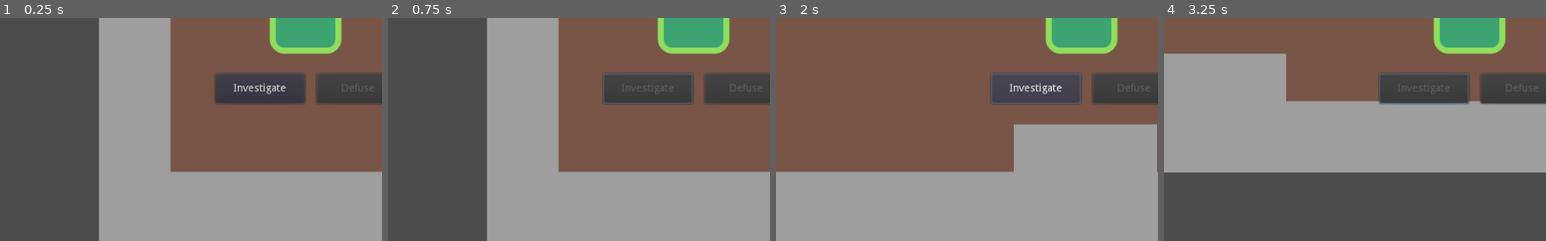
Above: before the commit, frames 1-4 (left to right).
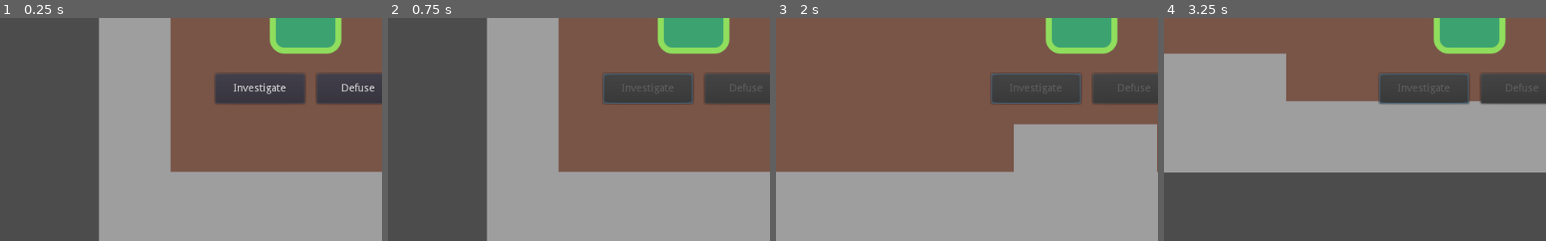
Above: after the commit, the same moments.

Repository: ofrank123/stacshack-2022
Game: Godot game, scene res://MainScene.tscn
Same seed, same stepped clock (60 frames per second), same inputs: the game is played once before the commit and once after it.
Inputs:
- Up to frame 1 (0.25 s): no input
- Up to frame 2 (0.75 s): click "Investigate" at 0.5 s
- Up to frame 3 (2 s): tap Enter at 1.25 s; hold Right (right) from 1.28 s (still down)
- Up to frame 4 (3.25 s): release Right (right) at 2.03 s; hold Down (down) 2.03-2.78 s; tap Space at 2.75 s; hold Right (right) from 2.78 s (still down)
The pictures show only the part of the screen within x 10-60%, y 50-100%; the shares and areas given below are measured in that part.

The runs differ from the first frame. In frame 1, 0.2% of the frame differs, in the area x 89-98%, y 29-33%; in frame 2, nothing differs; in frame 3, 0.3%, in the area x 61-75%, y 29-35%; in frame 4, nothing differs.

Commit message:
timer works :)

Diff:
--- a/godot-proj/Defuse.gd
+++ b/godot-proj/Defuse.gd
@@ -1,14 +1,20 @@
 extends Button
 
 onready var root = get_node("/root/Root")
+onready var timer = get_node("../Timer")
+onready var player = get_parent()
 
 func _pressed() -> void:
 	var roomStateStr = str(root.current_room) + "3"
 	RoomsData.room_states = roomStateStr
+	timer.wait_time = 10
+	timer.start()
+	player.is_busy = true
+	player.last_executed_room = root.current_room
 
 func _process(delta):
 	# this plus the other people requirement
-	if (RoomsData.roomsAndState[root.current_room] == 2):
+	if (RoomsData.roomsAndState[root.current_room] == 2 and player.is_busy == false):
 		self.disabled= false
-	else:
+	elif (player.is_busy):
 		self.disabled = true
--- a/godot-proj/Investigate.gd
+++ b/godot-proj/Investigate.gd
@@ -1,13 +1,22 @@
 extends Button
 
 onready var root = get_node("/root/Root")
+onready var timer = get_node("../Timer")
+onready var player = get_parent()
 
 func _pressed() -> void:
 	var roomStateStr = str(root.current_room) + "1"
 	RoomsData.room_states = roomStateStr
+	#start player timer
+	timer.wait_time = 5
+	timer.start()
+	player.is_busy = true
+	player.last_executed_room = root.current_room
+
 
 func _process(delta):
-	if (RoomsData.roomsAndState[root.current_room] > 0):
+	#also check if user "is busy"
+	if (RoomsData.roomsAndState[root.current_room] > 0 or player.is_busy):
 		self.disabled=true
-	else:
+	elif (player.is_busy == false):
 		self.disabled = false
--- a/godot-proj/Player.tscn
+++ b/godot-proj/Player.tscn
@@ -38,3 +38,8 @@
 margin_bottom = 67.0
 text = "Defuse"
 script = ExtResource( 4 )
+
+[node name="Timer" type="Timer" parent="."]
+one_shot = true
+
+[connection signal="timeout" from="Timer" to="." method="_on_Timer_timeout"]
--- a/godot-proj/src/Actors/Player.gd
+++ b/godot-proj/src/Actors/Player.gd
@@ -5,6 +5,9 @@
 var velocity : Vector2 = Vector2()
 var direction : Vector2 = Vector2()
 var speed : = 694.20
+
+export var last_executed_room := 1000 #just a large value
+export var is_busy := false
 
 func read_input():
 	velocity = Vector2()
@@ -28,3 +31,11 @@
 func _physics_process(_delta: float) -> void: #runs every frame--player movement dealt with here
 	read_input()
 	emit_signal("moved", self.position)
+
+
+func _on_Timer_timeout() -> void:
+	is_busy = false
+	RoomsData.room_states = str(last_executed_room) + str(RoomsData.roomsAndState[last_executed_room]+1)
+	print("Timer finished!")
+#to do: for defuse button, if timer finished, room state only updated to 4 (i.e. room_states changed) IF FAILED.
+#otherwise, ending screen should show!
